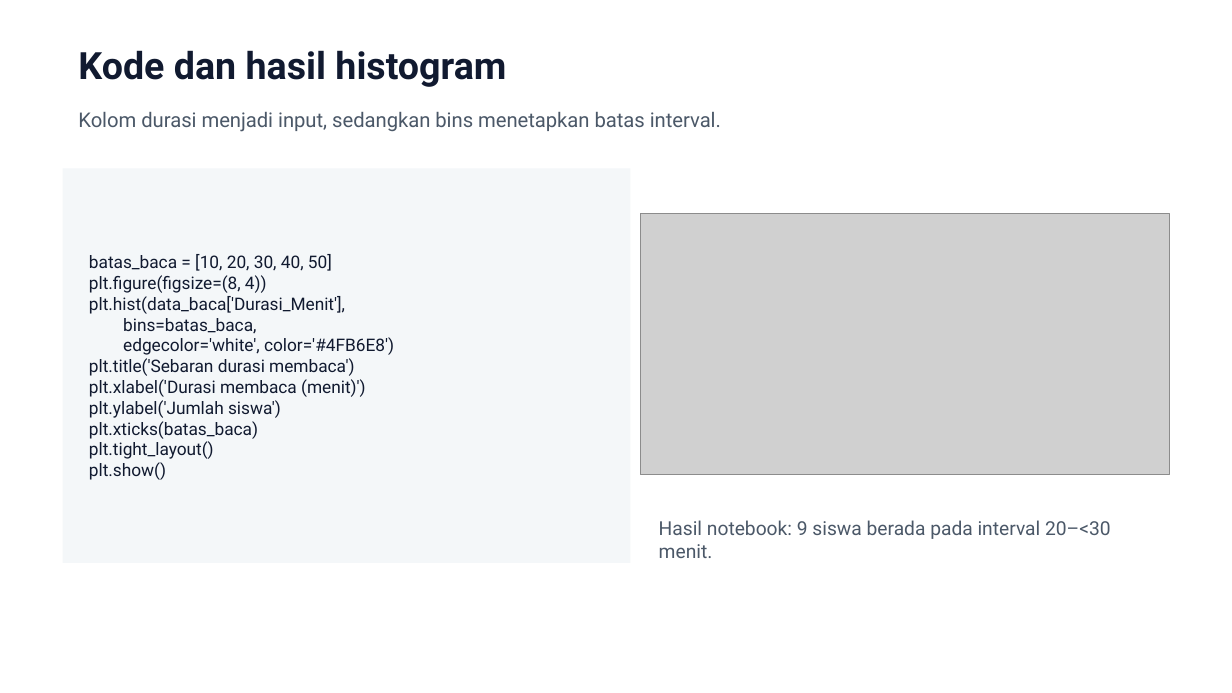
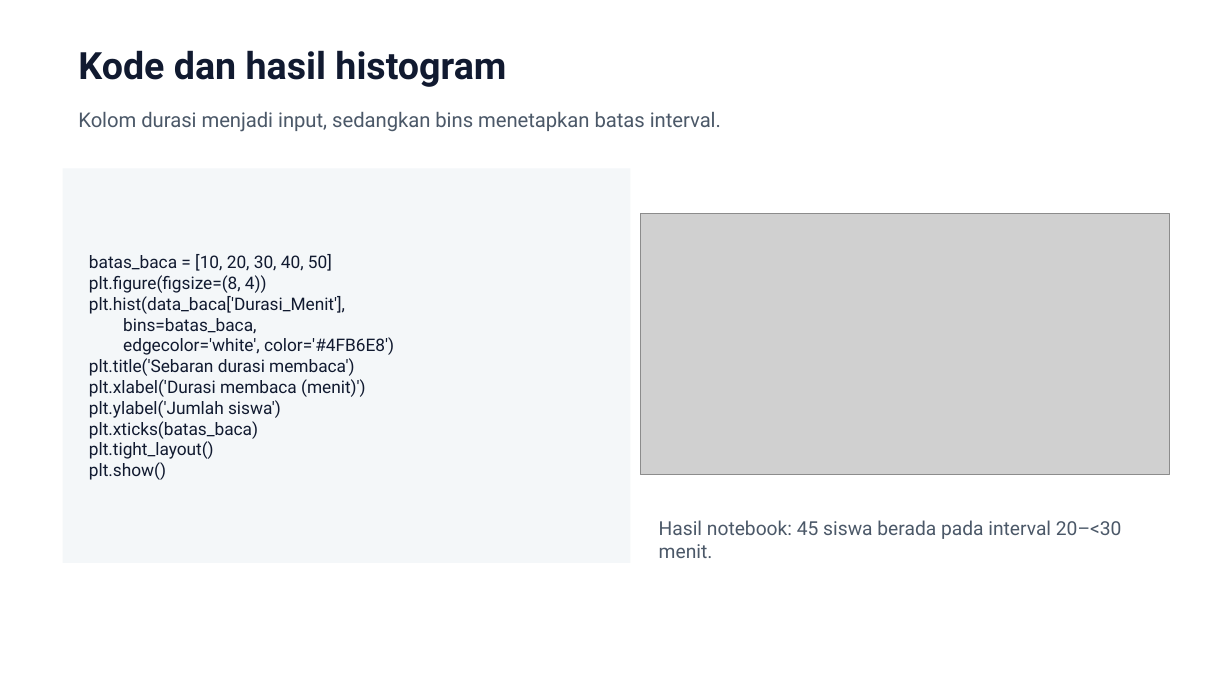
Before and after one commit to daf2a/course, a slide deck: slide 6 of level-03/04-histogram-dan-box-plot/slide/Histogram_dan_Box_Plot_final.pptx. Drawn at 1232x693 pixels with LibreOffice and Linux fonts; fonts in the diff are those of the drawing; grey boxes stand for pictures. Boxes give left, top, right and bottom in pixels: in the first picture for what was removed or moved away, otherwise in the second. Text is boxed around its words. In the diff, an @@ line names an element or a change of style, - is before the commit and + after.

```diff
--- a/level-03/04-histogram-dan-box-plot/slide/Histogram_dan_Box_Plot_final.pptx
+++ b/level-03/04-histogram-dan-box-plot/slide/Histogram_dan_Box_Plot_final.pptx
@@ text at [659, 520, 1122, 558]: text changed @@
-Hasil notebook: 9 siswa berada pada interval 20–<30 menit.
+Hasil notebook: 45 siswa berada pada interval 20–<30 menit.
```
Also in this commit, not shown: 7 other slides changed, 2 slides added, 2 slides removed, 2 other files.
